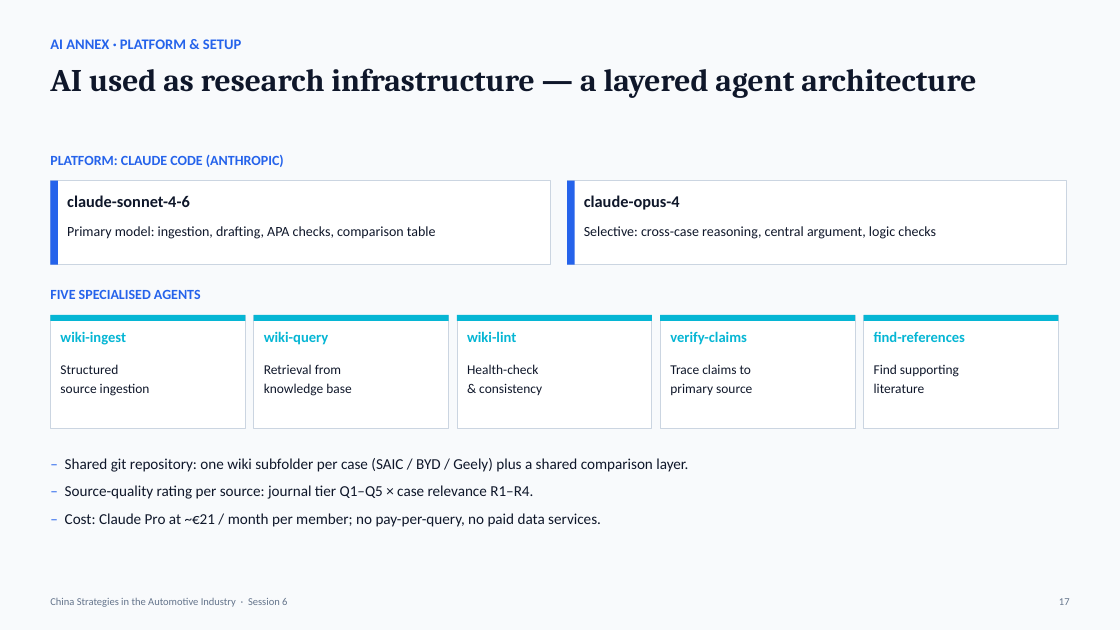
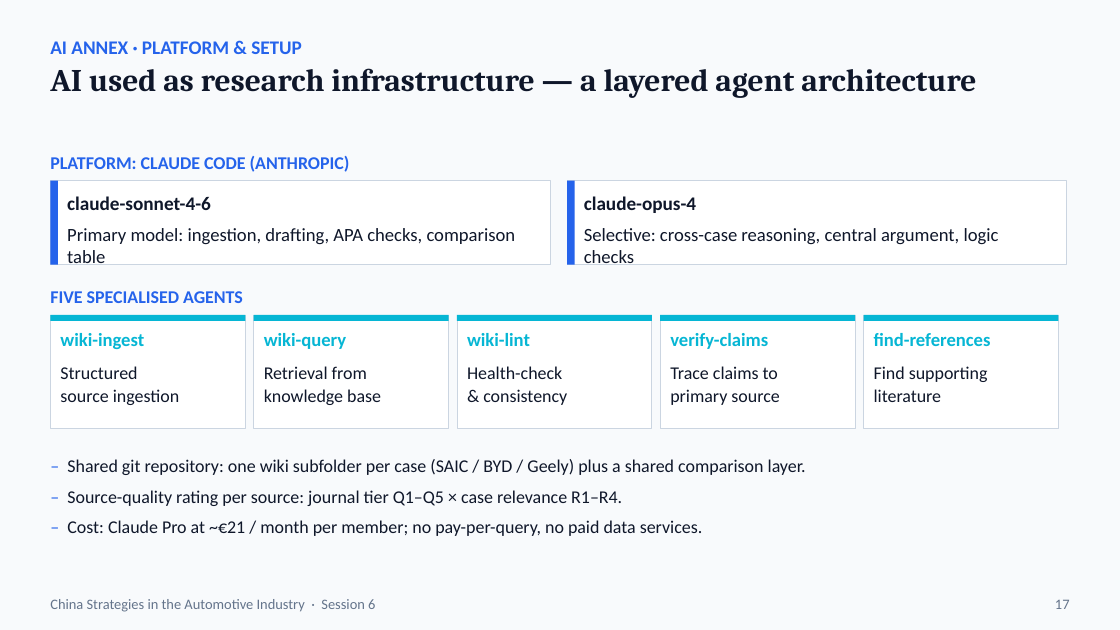
Before and after one commit to mickeymousehacker/CHINA-seminar-paper, a slide deck: slide 17 of research/presentation/china-strategies-julia.pptx. Drawn at 1120x630 pixels with LibreOffice and Linux fonts; fonts in the diff are those of the drawing. Boxes give left, top, right and bottom in pixels: in the first picture for what was removed or moved away, otherwise in the second. Text is boxed around its words. In the diff, an @@ line names an element or a change of style, - is before the commit and + after.

```diff
--- a/research/presentation/china-strategies-julia.pptx
+++ b/research/presentation/china-strategies-julia.pptx
@@ text "AI ANNEX · PLATFORM & ..." at (50, 41, 302, 54): size 12.5 to 16.5 pt @@
@@ text "PLATFORM: CLAUDE CODE (ANTHROPIC)" at (50, 156, 350, 172): size 12 to 15.3 pt @@
@@ text "claude-sonnet-4-6" at (67, 196, 211, 210): size 14 to 16.5 pt @@
@@ text "claude-opus-4" at (584, 196, 696, 213): size 14 to 16.5 pt @@
@@ text "Primary model: ingestion, drafting, APA ..." at (67, 228, 516, 265): size 12 to 15.9 pt @@
@@ text "Selective: cross-case reasoning, central argument, ..." at (584, 228, 999, 265): size 12 to 15.9 pt @@
@@ text "FIVE SPECIALISED AGENTS" at (50, 291, 243, 303): size 12 to 15.3 pt @@
@@ size 12.5 to 15.9 pt in 5 elements at (60, 333, 144, 349), (264, 333, 346, 349), (467, 333, 530, 346), (670, 333, 768, 349), (874, 333, 991, 346) @@
@@ size 11.5 to 15.3 pt in 5 elements at (60, 366, 179, 405), (264, 366, 381, 405), (467, 366, 567, 405), (670, 366, 779, 405), (874, 366, 988, 402) @@
@@ text "– Shared git repository: one ..." at (67, 459, 806, 536): size 13 to 15.3 pt @@
@@ text "China Strategies in the Automotive ..." at (50, 599, 375, 612): size 9 to 12.4 pt @@
@@ text "17" at (1055, 599, 1070, 609): size 9 to 12.4 pt @@
```
Also in this commit, not shown: 19 other slides changed, 1 other file.
